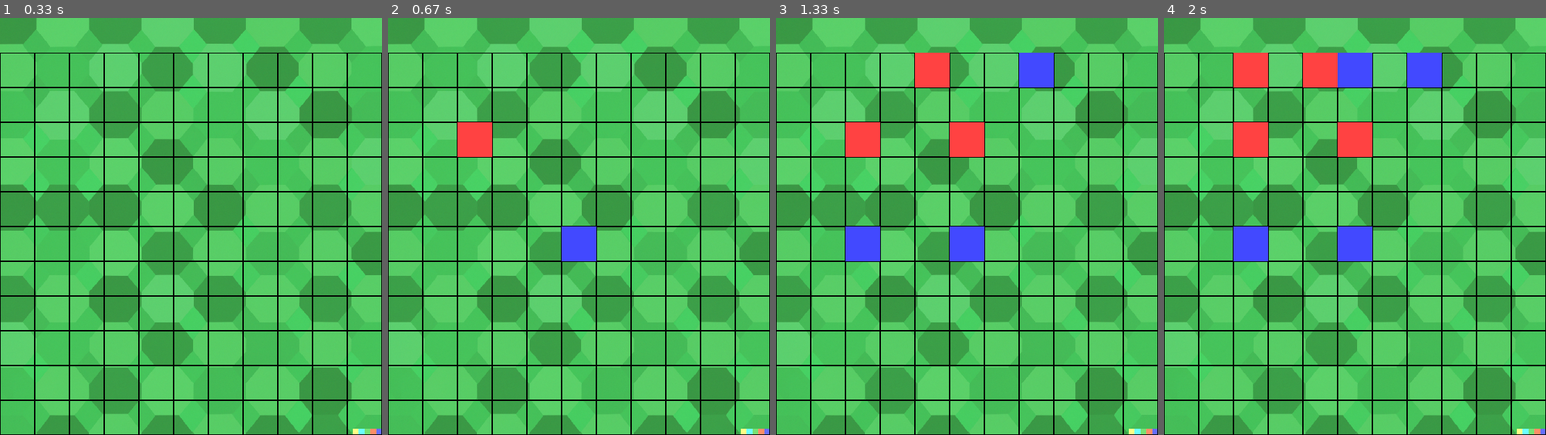
Above: before the commit, frames 1-4 (left to right).
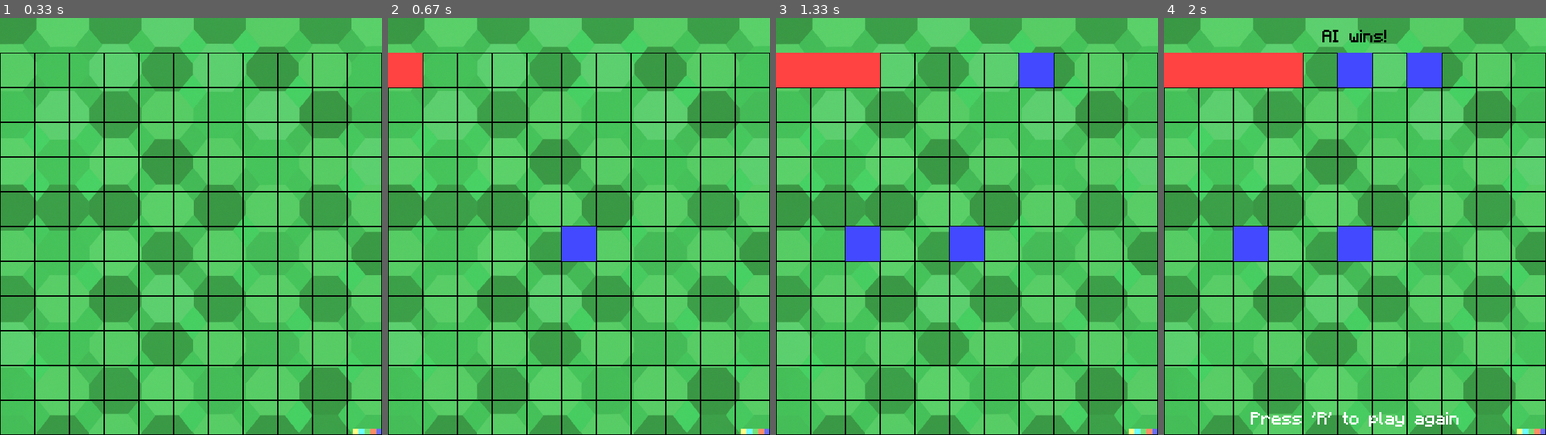
Above: after the commit, the same moments.

Repository: catraboom/Software-Design-Development-Premlim-Task-2_2023-Yethmin
Game: pygame game, started from Main Game/Pygame/maingameai.py
The game is run twice, just before and just after one commit, with the same random seed, the same clock (stepped at 60 frames per second) and the same inputs.
Inputs (mouse positions are in pixels of both pictures, inside the frame that each line leads up to):
- Up to frame 1 (0.33 s): no input
- Up to frame 2 (0.67 s): click (579, 226) at 0.38 s
- Up to frame 3 (1.33 s): click (875, 230) at 0.72 s; click (1024, 80) at 1.05 s
- Up to frame 4 (2 s): click (1362, 84) at 1.38 s

Frame 1 is identical in both runs. In frame 2, 1.5% of the frame differs, in the area x 0-28%, y 8-34%; in frame 3, 4.5%; in frame 4, 5.3%, in the area x 0-78%, y 2-98%.

Commit message:
Updated ai (last minute changes)

Diff:
--- a/Main Game/Pygame/maingameai.py
+++ b/Main Game/Pygame/maingameai.py
@@ -6,15 +6,18 @@
 CELL_SIZE = 50 # Size of each cell (50x50 pixels)
 PADDING_TOP = 50 # Padding on top of the grid (50 pixels)
 WINDOW_SIZE = (GRID_SIZE * CELL_SIZE, (GRID_SIZE * CELL_SIZE) + PADDING_TOP)
-PLAYER_COLOR = (66, 73, 255)  # Blue Player colour
-AI_COLOR = (255, 66, 66)  # Red AI colour
+PLAYER_COLOUR = (66, 73, 255)  # Blue Player colour
+AI_COLOUR = (255, 66, 66)  # Red AI colour
 FONT_SIZE = 20 # Font size (20 pixels)
-FONT_COLOR = (0, 0, 0)  # Black font colour
-FONT_COLOR_2 = (255, 255, 255)  # White font colour
+FONT_COLOUR = (0, 0, 0)  # Black font colour
+FONT_COLOUR_2 = (255, 255, 255)  # White font colour
 CUSTOM_FONT_FILE = 'Main Game\Fonts\Minecraftia.ttf' # Custom font file
 PLAYER_SOUND_FILE = 'Main Game\Sound Effects\ding-idea-40142_ljQkHJgG.wav'  # Custom player move sound file
 AI_SOUND_FILE = 'Main Game\Sound Effects\mixkit-arcade-robot-sound-1415_OiPFfAGb.wav'  # Custom AI sound file
 WINNER_SOUND_FILE = 'Main Game\Sound Effects\mixkit-winning-chimes-2015.wav'  # Custom winner sound file
+WIN_SCORE = 1000
+LOSS_SCORE = -1000
+INFINITY = float('inf')
 
 # Initialize Pygame
 pygame.init()
@@ -56,9 +59,9 @@
             pygame.draw.rect(window, (0, 0, 0), rect, 1)  # Draw grid lines
 
             if grid[row][col] == 'player':
-                pygame.draw.rect(window, PLAYER_COLOR, rect)  # Draw player's square
+                pygame.draw.rect(window, PLAYER_COLOUR, rect)  # Draw player's square
             elif grid[row][col] == 'ai':
-                pygame.draw.rect(window, AI_COLOR, rect)  # Draw AI's square
+                pygame.draw.rect(window, AI_COLOUR, rect)  # Draw AI's square
 
     pygame.display.update()
 
@@ -88,6 +91,30 @@
 
 def ai_make_move():
     # AI's move (intelligent placement)
+
+    # Check if AI can win
+    for row in range(GRID_SIZE):
+        for col in range(GRID_SIZE):
+            if is_valid_move(row, col):
+                grid[row][col] = 'ai'
+                if check_winner() == 'ai':
+                    grid[row][col] = 'ai'
+                    ai_sound.play()  # Play the AI move sound
+                    return
+                grid[row][col] = None
+
+    # Check if AI can block player's line of 4
+    for row in range(GRID_SIZE):
+        for col in range(GRID_SIZE):
+            if is_valid_move(row, col):
+                grid[row][col] = 'player'
+                if check_winner() == 'player':
+                    grid[row][col] = 'ai'
+                    ai_sound.play()  # Play the AI move sound
+                    return
+                grid[row][col] = None
+
+    # Otherwise, evaluate the best move as before
     best_move = None
     best_score = float('-inf')
 
@@ -104,68 +131,97 @@
         grid[row][col] = 'ai'
         ai_sound.play()  # Play the AI move sound
 
-def evaluate_move(row, col, player, opponent, blocking=False): # Evaluate the move
+def evaluate_move(row, col, player, opponent, blocking=False):
     score = 0
 
     # Check horizontal line
-    for c in range(col, col + 4):
-        if c < GRID_SIZE:
-            if grid[row][c] == player:
-                score += 1
-            elif grid[row][c] == opponent:
+    for c in range(col - 3, col + 1):
+        if c >= 0 and c + 4 < GRID_SIZE:
+            tiles = [grid[row][c+i] for i in range(5)]
+            if tiles.count(opponent) == 4:
                 if blocking:
-                    score += 2  # Give higher weight for blocking the player's moves
-                else:
-                    score -= 1
+                    # Block the player's line of 4 by placing a tile in the direction of the line of 3
+                    if c - 1 >= 0 and grid[row][c - 1] is None:
+                        score += 10
+                    elif c + 5 < GRID_SIZE and grid[row][c + 5] is None:
+                        score += 10
 
     # Check vertical line
-    for r in range(row, row + 4):
-        if r < GRID_SIZE:
-            if grid[r][col] == player:
-                score += 1
-            elif grid[r][col] == opponent:
+    for r in range(row - 3, row + 1):
+        if r >= 0 and r + 4 < GRID_SIZE:
+            tiles = [grid[r+i][col] for i in range(5)]
+            if tiles.count(opponent) == 4:
                 if blocking:
-                    score += 2  # Give higher weight for blocking the player's moves
-                else:
-                    score -= 1
+                    # Block the player's line of 4 by placing a tile in the direction of the line of 3
+                    if r - 1 >= 0 and grid[r - 1][col] is None:
+                        score += 10
+                    elif r + 5 < GRID_SIZE and grid[r + 5][col] is None:
+                        score += 10
 
     # Check diagonal line (top-left to bottom-right)
-    for i in range(4):
-        r = row + i
+    for i in range(5):
+        r = row - i
+        c = col - i
+        if r >= 0 and c >= 0 and r + 4 < GRID_SIZE and c + 4 < GRID_SIZE:
+            tiles = [grid[r+i][c+i] for i in range(5)]
+            if tiles.count(opponent) == 4:
+                if blocking:
+                    # Block the player's line of 4 by placing a tile in the direction of the line of 3
+                    if r - 1 >= 0 and c - 1 >= 0 and grid[r - 1][c - 1] is None:
+                        score += 10
+                    elif r + 5 < GRID_SIZE and c + 5 < GRID_SIZE and grid[r + 5][c + 5] is None:
+                        score += 10
+
+    # Check diagonal line (top-right to bottom-left)
+    for i in range(5):
+        r = row - i
         c = col + i
-        if r < GRID_SIZE and c < GRID_SIZE:
-            if grid[r][c] == player:
-                score += 1
-            elif grid[r][c] == opponent:
+        if r >= 0 and c < GRID_SIZE and r + 4 < GRID_SIZE and c - 4 >= 0:
+            tiles = [grid[r+i][c-i] for i in range(5)]
+            if tiles.count(opponent) == 4:
                 if blocking:
-                    score += 2  # Give higher weight for blocking the player's moves
-                else:
-                    score -= 1
-
-    # Check diagonal line (top-right to bottom-left)
-    for i in range(4):
-        r = row + i
-        c = col - i
-        if r < GRID_SIZE and c >= 0:
-            if grid[r][c] == player:
-                score += 1
-            elif grid[r][c] == opponent:
-                if blocking:
-                    score += 2  # Give higher weight for blocking the player's moves
-                else:
-                    score -= 1
+                    # Block the player's line of 4 by placing a tile in the direction of the line of 3
+                    if r - 1 >= 0 and c + 1 < GRID_SIZE and grid[r - 1][c + 1] is None:
+                        score += 10
+                    elif r + 5 < GRID_SIZE and c - 5 >= 0 and grid[r + 5][c - 5] is None:
+                        score += 10
 
     return score
+
+def minimax(depth, maximizing_player):
+    if depth == 0 or check_winner():
+        return 0
+
+    if maximizing_player:
+        max_eval = float('-inf')
+        for row in range(GRID_SIZE):
+            for col in range(GRID_SIZE):
+                if is_valid_move(row, col):
+                    grid[row][col] = 'ai'
+                    eval = minimax(depth - 1, False)
+                    grid[row][col] = None
+                    max_eval = max(max_eval, eval)
+        return max_eval
+    else:
+        min_eval = float('inf')
+        for row in range(GRID_SIZE):
+            for col in range(GRID_SIZE):
+                if is_valid_move(row, col):
+                    grid[row][col] = 'player'
+                    eval = minimax(depth - 1, True)
+                    grid[row][col] = None
+                    min_eval = min(min_eval, eval)
+        return min_eval
 
 def display_winner(winner):
     global winner_sound_played
 
     if winner == 'player':
-        text = custom_font.render("Player wins!", True, FONT_COLOR)
+        text = custom_font.render("Player wins!", True, FONT_COLOUR)
     elif winner == 'ai':
-        text = custom_font.render("AI wins!", True, FONT_COLOR)
+        text = custom_font.render("AI wins!", True, FONT_COLOUR)
     else:
-        text = custom_font.render("It's a tie!", True, FONT_COLOR)
+        text = custom_font.render("It's a tie!", True, FONT_COLOUR)
 
     text_rect = text.get_rect(center=(WINDOW_SIZE[0] // 2, PADDING_TOP // 2))
     window.blit(text, text_rect)
@@ -238,7 +294,7 @@
             break
 
         display_winner(winner) # Display the winner
-        text = custom_font.render("Press 'R' to play again", True, FONT_COLOR_2) # Display the restart message
+        text = custom_font.render("Press 'R' to play again", True, FONT_COLOUR_2) # Display the restart message
         text_rect = text.get_rect(center=(WINDOW_SIZE[0] // 2, WINDOW_SIZE[1] - (PADDING_TOP // 2))) # Center the text
         window.blit(text, text_rect) # Display the text
         pygame.display.update() # Update the display
